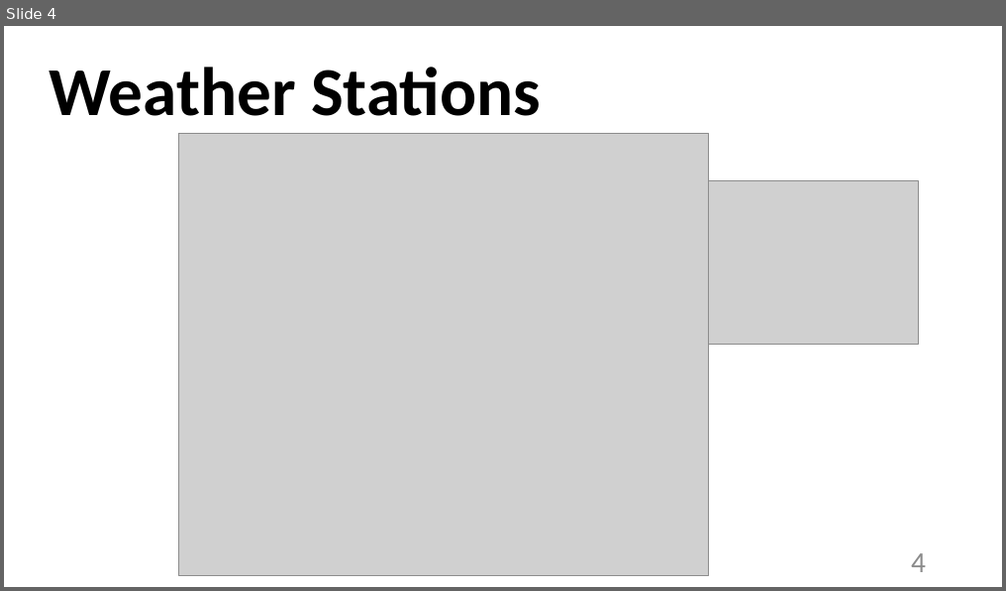
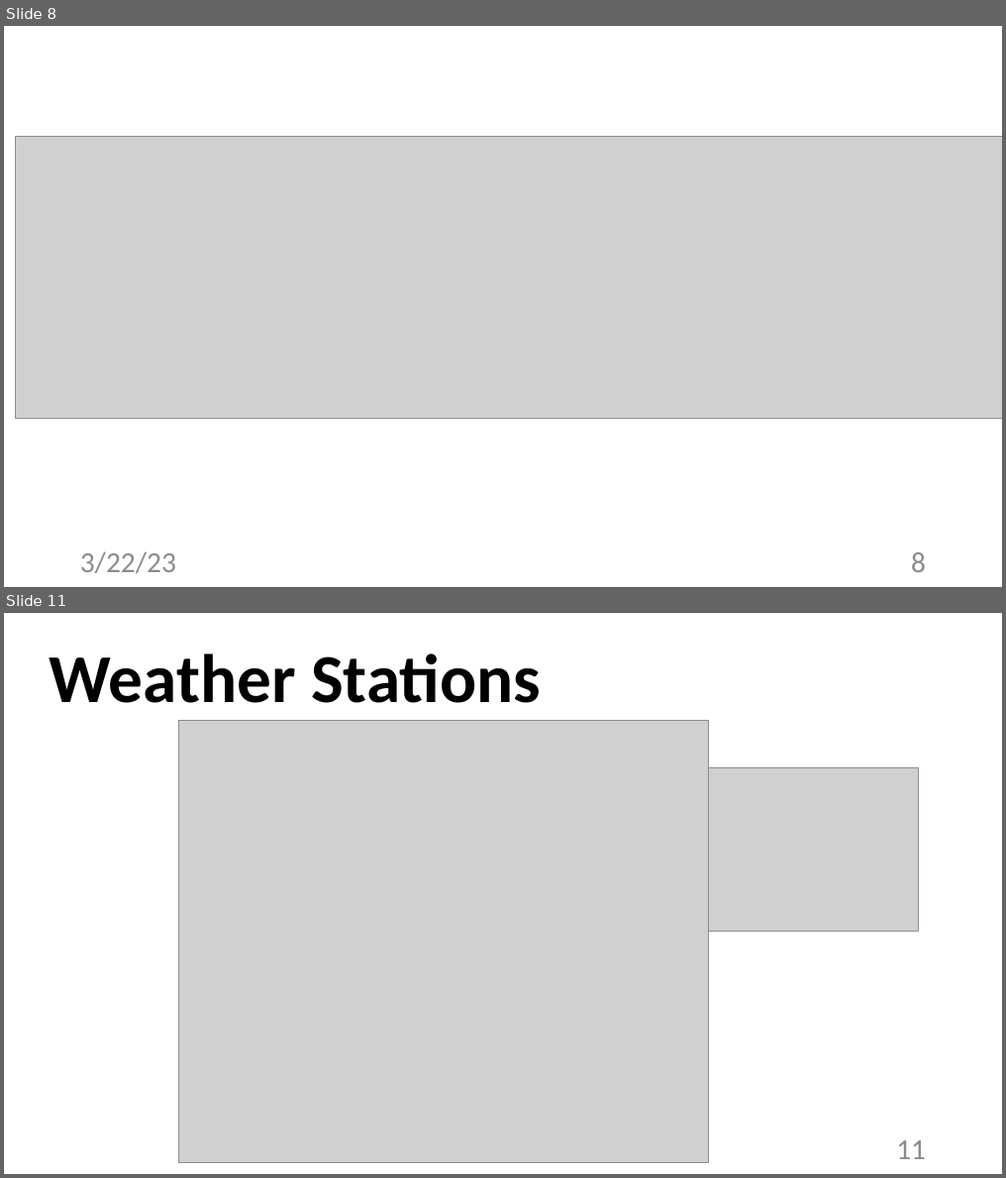
Before and after one commit to alexjungaalto/FederatedLearning, a slide deck: slides/CS-E4740_FLDesignPrinciple.pptx. Shown one above the other, each under a label of ours: slide 4 before the commit, slides 8 and 11 after it; the slides between them are not shown. The pictures are 1006x591 and 1006x1178 pixels, drawn with LibreOffice and Linux fonts; fonts in the diff are those of the drawing; grey boxes stand for pictures. Boxes give left, top, right and bottom in pixels: in the first picture for what was removed or moved away, otherwise in the second. Text is boxed around its words. In the diff, an @@ line names an element or a change of style, - is before the commit and + after.

```diff
--- a/slides/CS-E4740_FLDesignPrinciple.pptx
+++ b/slides/CS-E4740_FLDesignPrinciple.pptx
@@ slide 8 added at <box>4,26,1002,587</box>, background #FFFFFF @@
@@ picture added at <box>15,136,1002,418</box> @@
@@ text added at <box>80,552,176,573</box>, 28 pt, text #8C8C8C @@
+3/22/23
@@ page number added at <box>911,553,926,572</box>, 28 pt, text #8C8C8C @@
+8
@@ what was slide 4 is now slide 11 @@
@@ page number at <box>896,1141,926,1159</box>: text changed @@
-4
+11
```
Also in this commit, not shown: 36 slides changed, 6 other slides added, 2 other files.
